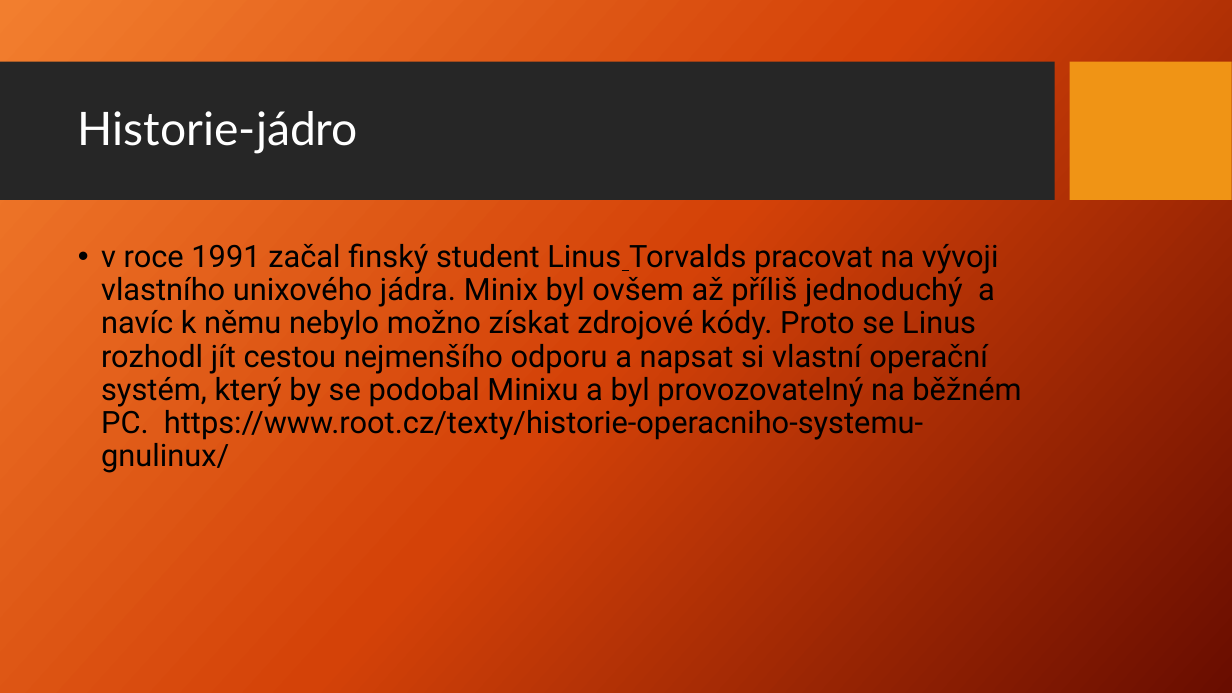
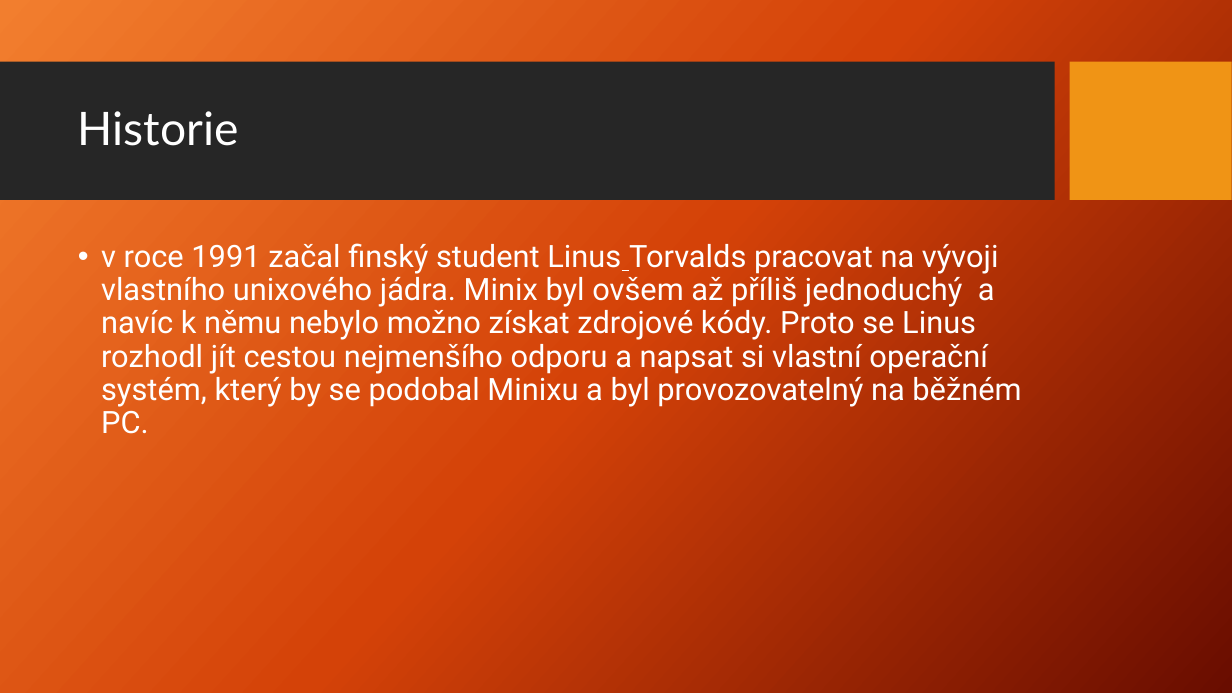
Before and after one commit to Jakub-Benes/Prezentace, a slide deck: slide 5 of Linux.pptx. Drawn at 1232x693 pixels with LibreOffice and Linux fonts; fonts in the diff are those of the drawing; background and template pictures are left out. Boxes give left, top, right and bottom in pixels: in the first picture for what was removed or moved away, otherwise in the second. Text is boxed around its words. In the diff, an @@ line names an element or a change of style, - is before the commit and + after.

```diff
--- a/Linux.pptx
+++ b/Linux.pptx
@@ title at (78,111,239,146): text changed @@
-Historie-jádro
+Historie
@@ text at (101,243,1021,434): text changed; text colour #000000 to #FFFFFF @@
-• v roce 1991 začal finský student Linus Torvalds pracovat na vývoji vlastního unixového jádra. Minix byl ovšem až příliš jednoduchý a navíc k němu nebylo možno získat zdrojové kódy. Proto se Linus rozhodl jít cestou nejmenšího odporu a napsat si vlastní operační systém, který by se podobal Minixu a byl provozovatelný na běžném PC. https://www.root.cz/texty/historie-operacniho-systemu-gnulinux/
+• v roce 1991 začal finský student Linus Torvalds pracovat na vývoji vlastního unixového jádra. Minix byl ovšem až příliš jednoduchý a navíc k němu nebylo možno získat zdrojové kódy. Proto se Linus rozhodl jít cestou nejmenšího odporu a napsat si vlastní operační systém, který by se podobal Minixu a byl provozovatelný na běžném PC.
```
Also in this commit, not shown: 7 other slides changed, 5 slides added, 1 slide removed.
